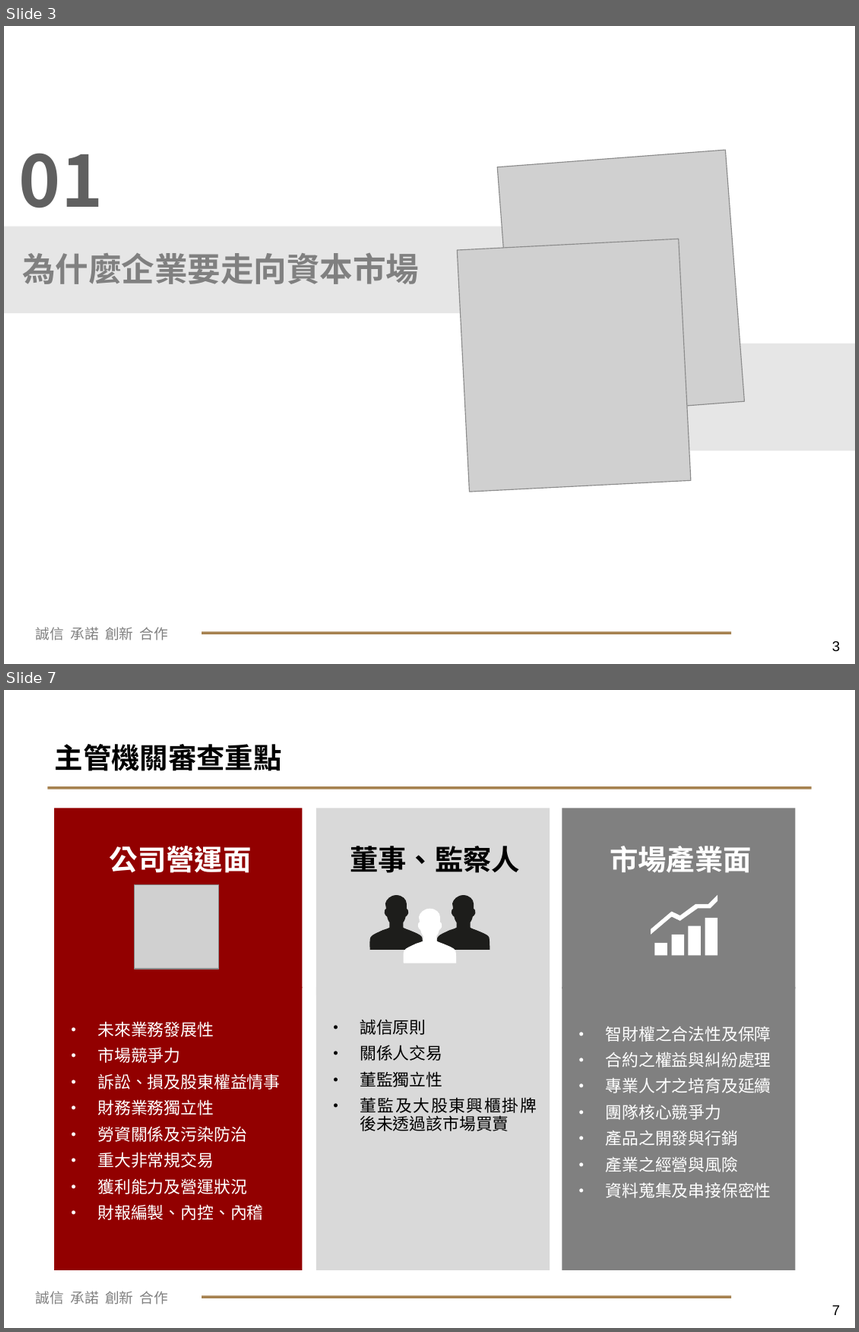
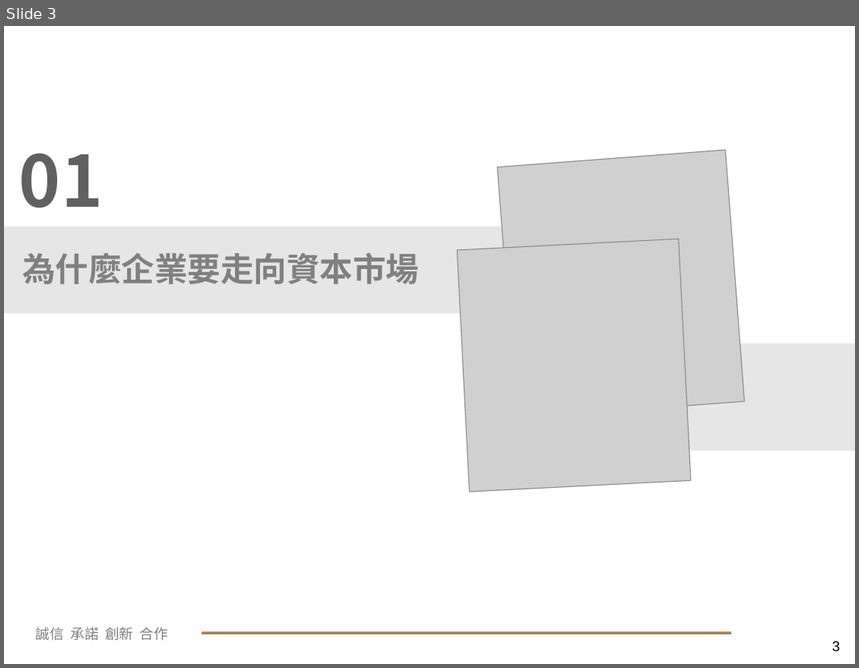
Before and after one commit to enchanting510075-web/AAA, a slide deck: Founders Luncheon Presentation_從新創到上市公司.pptx. Shown one above the other, each under a label of ours: slides 3 and 7 before the commit, slide 3 after it; the slides between them are not shown. The pictures are 859x1332 and 859x668 pixels, drawn with LibreOffice and Linux fonts; fonts in the diff are those of the drawing; grey boxes stand for pictures; background and template pictures are left out. Boxes give left, top, right and bottom in pixels: in the first picture for what was removed or moved away, otherwise in the second. Text is boxed around its words. In the diff, an @@ line names an element or a change of style, - is before the commit and + after.

```diff
--- a/Founders Luncheon Presentation_從新創到上市公司.pptx
+++ b/Founders Luncheon Presentation_從新創到上市公司.pptx
@@ slide 7 removed at [4,690,855,1328], background #FFFFFF; not listed: 3 template elements that a slide beside it also shows @@
@@ text removed at [55,744,282,771] @@
-主管機關審查重點
@@ line removed from (47, 788) to (812, 788) @@
@@ rectangle removed at [54,809,302,989] @@
-公司營運面
@@ rectangle removed at [316,809,550,996] @@
-董事、監察人
@@ rectangle removed at [563,809,796,989] @@
-市場產業面
@@ picture removed at [135,885,219,969] @@
@@ freeform shape removed at [369,895,423,950] @@
@@ freeform shape removed at [403,909,457,964] @@
@@ freeform shape removed at [436,895,490,950] @@
@@ group removed at [651,895,718,955]: 4 rectangles, 1 freeform shape @@
@@ rectangle removed at [54,987,302,1271] @@
-• 未來業務發展性
-• 市場競爭力
-• 訴訟、損及股東權益情事
-• 財務業務獨立性
-• 勞資關係及污染防治
-• 重大非常規交易
-• 獲利能力及營運狀況
-• 財報編製、內控、內稽
@@ rectangle removed at [316,987,550,1271] @@
-• 誠信原則
-• 關係人交易
-• 董監獨立性
-• 董監及大股東興櫃掛牌後未透過該市場買賣
@@ rectangle removed at [563,987,796,1271] @@
-• 智財權之合法性及保障
-• 合約之權益與糾紛處理
-• 專業人才之培育及延續
-• 團隊核心競爭力
-• 產品之開發與行銷
-• 產業之經營與風險
-• 資料蒐集及串接保密性
```
Also in this commit, not shown: 6 slides changed.
